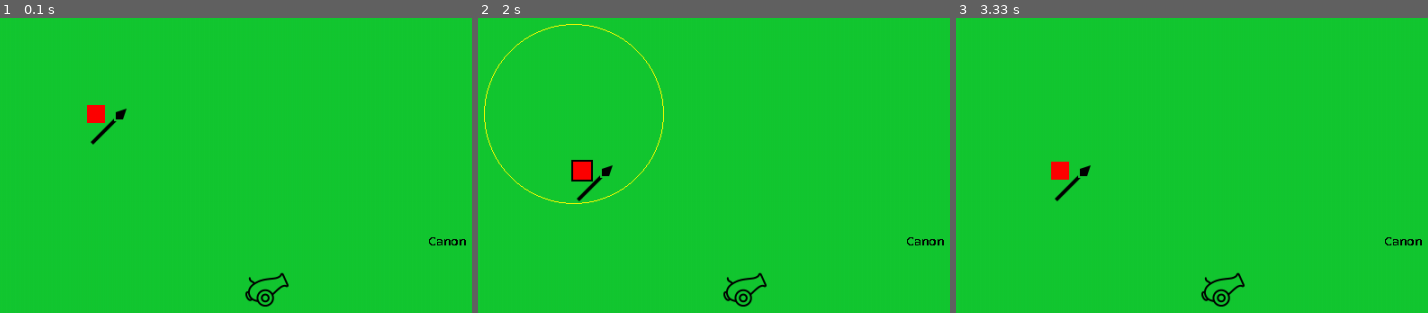
Above: before the commit, frames 1-3 (left to right).
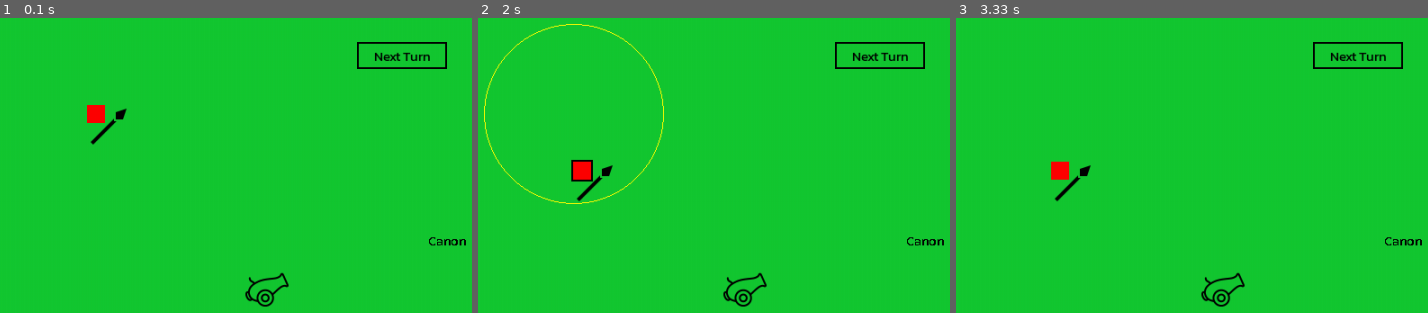
Above: after the commit, the same moments.

Repository: Nockiest/pygame-battleforge.
Game: pygame game, started from app.py
The game is run twice, just before and just after one commit, with the same random seed, the same clock (stepped at 60 frames per second) and the same inputs.
Inputs (mouse positions are in pixels of both pictures, inside the frame that each line leads up to):
- Up to frame 1 (0.1 s): no input
- Up to frame 2 (2 s): press the mouse at (572, 115) at 0.37 s; move the mouse to (610, 230) at 0.47 s; release the mouse at (outside the picture) at 0.6 s; click (outside the picture) at 0.72 s; press the mouse at (879, 56) at 1.03 s; move the mouse to (outside the picture) at 1.13 s; release the mouse at (outside the picture) at 1.27 s; press the mouse at (572, 115) at 1.87 s; move the mouse to (581, 171) at 1.97 s
- Up to frame 3 (3.33 s): release the mouse at (1069, 227) at 2.1 s

The runs differ from the first frame. In frame 1, 0.5% of the frame differs, in the area x 75-95%, y 8-18%; in frame 2, 0.5%; in frame 3, 0.5%.

Commit message:
added turns

Diff:
--- a/app.py
+++ b/app.py
@@ -1,19 +1,20 @@
 import pygame
-from config import colors_tuple
+from config import colors_tuple, WIDTH, HEIGHT ,MAIN_FONT_URL
 from unit import Unit
-from globalVars import width, height
+from button import Button
+
 pygame.init()
 
 # Vytvoření obrazovky
-screen = pygame.display.set_mode((width, height))
+screen = pygame.display.set_mode((WIDTH, HEIGHT))
 
 # colors
 GREEN, WHITE, BLACK, RED, BLUE, YELLOW = colors_tuple
 
-my_font = pygame.font.Font("fonts/Kanit-Regular.ttf", 15)
+my_font = pygame.font.Font(MAIN_FONT_URL, 15)
 my_font_text = my_font.render("Canon", False, BLACK, None)
 my_font_text_rect = my_font_text.get_rect()
-my_font_text_rect.center = (width//2, height//2)
+my_font_text_rect.center = (WIDTH//2, HEIGHT//2)
 
 
 # Create a Unit object with the desired attributes
@@ -36,6 +37,14 @@
 fps = 60
 clock = pygame.time.Clock()  # will tick eveery second
 
+def next_turn():
+    # Your next turn logic here
+    unit1.reset_for_next_turn()
+    print("Next Turn")
+
+# Create the next turn button
+next_turn_button = Button("Next Turn", 400, 30, 100, 30, next_turn)
+
 while lets_continue:
     # check for events
     for event in pygame.event.get():
@@ -47,6 +56,8 @@
             if unit1.rect.collidepoint(event.pos):
                 selected_unit = unit1
                 break
+            if next_turn_button.is_clicked(event.pos):
+                next_turn_button.callback()  # Call the callback function when the button is clicked
 
         if event.type == pygame.MOUSEBUTTONUP and event.button == 1:
             selected_unit = None
@@ -66,13 +77,11 @@
     screen.fill(GREEN)
 
     if selected_unit:
-        outline_rect = pygame.Rect(
-            unit1.x - 2, unit1.y - 2, unit1.size + 4, unit1.size + 4)
-        pygame.draw.rect(screen, BLACK, outline_rect)
-        pygame.draw.circle(screen, YELLOW, unit1.start_turn_position, unit1.base_movement, 1)
+        unit1.draw_as_active(screen)
 
     screen.blit(canon_img, canon_img_rect)
     warrior_img_rect.topleft = (unit1.x, unit1.y)
+    next_turn_button.draw(screen)
     screen.blit(warrior_img, warrior_img_rect)
     screen.blit(my_font_text, my_font_text_rect)
     # Square with width and height of 50 pixels
--- /dev/null
+++ b/button.py
@@ -0,0 +1,20 @@
+import pygame
+from config import MAIN_FONT_URL, colors_tuple
+# colors
+GREEN, WHITE, BLACK, RED, BLUE, YELLOW = colors_tuple
+
+class Button:
+    def __init__(self, text, x, y, width, height, callback):
+        self.text = text
+        self.rect = pygame.Rect(x, y, width, height)
+        self.callback = callback
+
+    def draw(self, screen):
+        pygame.draw.rect(screen, BLACK, self.rect, 2)
+        my_font = pygame.font.Font(MAIN_FONT_URL, 15)
+        text_surface = my_font.render(self.text, True, BLACK)
+        text_rect = text_surface.get_rect(center=self.rect.center)
+        screen.blit(text_surface, text_rect)
+
+    def is_clicked(self, pos):
+        return self.rect.collidepoint(pos)
--- a/config.py
+++ b/config.py
@@ -1,3 +1,11 @@
+import pygame
+
+WIDTH = 1000
+HEIGHT = 500
+MAIN_FONT_URL = "fonts/Kanit-Regular.ttf"
+
+
+
 GREEN = (20, 200, 50)
 WHITE = (255, 255, 255)
 BLACK = (0, 0, 0)
--- a/globalVars.py
+++ /dev/null
@@ -1,2 +0,0 @@
-width = 1000
-height = 500
--- a/unit.py
+++ b/unit.py
@@ -1,7 +1,7 @@
 import pygame
-from globalVars import width, height
+from config import WIDTH, HEIGHT, colors_tuple
 import math
-
+GREEN, WHITE, BLACK, RED, BLUE, YELLOW = colors_tuple
 
 class Unit:
     def __init__(self, hp, attack_range, base_movement, size, x, y, ammo, icon, selected):
@@ -22,8 +22,8 @@
     def move_in_game_field(self, click_pos):
         top_left_x = click_pos[0] - self.size // 2
         top_left_y = click_pos[1] - self.size // 2
-        new_top_left_x_in_window = max(0, min(top_left_x, width - self.size))
-        new_top_left_y_in_window = max(0, min(top_left_y, height - self.size))
+        new_top_left_x_in_window = max(0, min(top_left_x, WIDTH - self.size))
+        new_top_left_y_in_window = max(0, min(top_left_y, HEIGHT - self.size))
 
         # Calculate the distance between the new position and the starting position in both x and y directions
         centered_new_top_left_x_in_window = new_top_left_x_in_window + self.size // 2
@@ -44,6 +44,12 @@
 
         self.rect = pygame.Rect(self.x, self.y, self.size, self.size)
 
+    def draw_as_active(self,screen):
+        print(self.x, self.y, self.start_turn_position)
+        outline_rect = pygame.Rect(
+            self.x - 2, self.y - 2, self.size + 4, self.size + 4)
+        pygame.draw.rect(screen, BLACK, outline_rect)
+        pygame.draw.circle(screen, YELLOW, self.start_turn_position, self.base_movement, 1)
     def attack(self, target_unit):
         pass
         # Implement the logic for the unit to attack the target_unit
@@ -68,3 +74,6 @@
 
     def render(self):
         pass
+
+    def reset_for_next_turn(self):
+         self.start_turn_position = (self.x + self.size//2, self.y + self.size//2)
